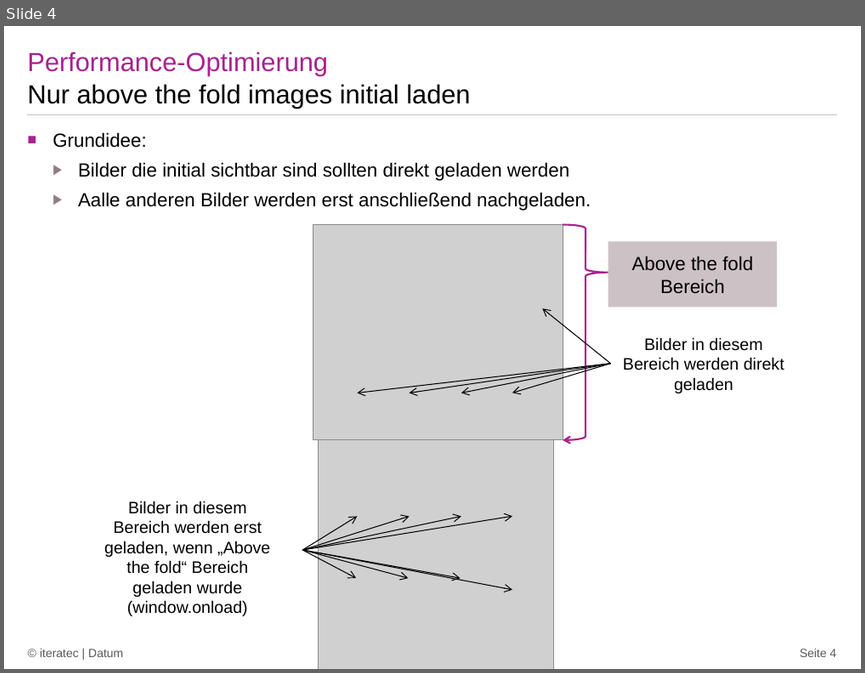
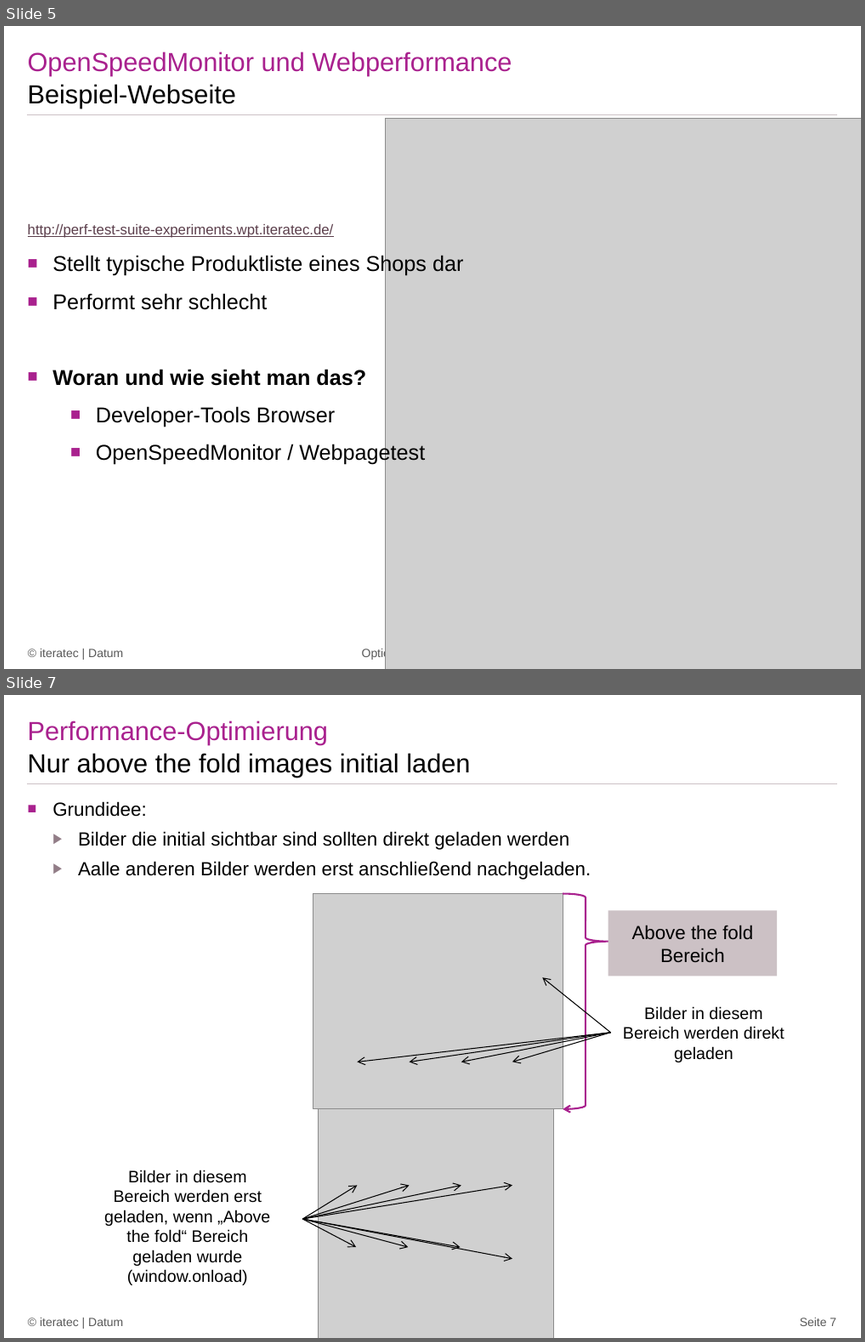
Before and after one commit to iteratec/perf-test-suite, a slide deck: doc/Workshop2015_Webperformance.pptx. Shown one above the other, each under a label of ours: slide 4 before the commit, slides 5 and 7 after it; the slides between them are not shown. The pictures are 865x673 and 865x1342 pixels, drawn with LibreOffice and Linux fonts; fonts in the diff are those of the drawing; grey boxes stand for pictures; background and template pictures are left out. Boxes give left, top, right and bottom in pixels: in the first picture for what was removed or moved away, otherwise in the second. Text is boxed around its words. In the diff, an @@ line names an element or a change of style, - is before the commit and + after.

```diff
--- a/doc/Workshop2015_Webperformance.pptx
+++ b/doc/Workshop2015_Webperformance.pptx
@@ slide 5 added at (4, 26, 861, 669), background #FFFFFF; not listed: 1 template element that a slide beside it also shows @@
@@ title added at (28, 52, 511, 75), 22 pt, text #A9218E @@
+OpenSpeedMonitor und Webperformance
@@ text added at (28, 84, 236, 108), 22 pt, text #000000 @@
+Beispiel-Webseite
@@ picture added at (386, 118, 861, 669) @@
@@ text added at (28, 224, 463, 465), 18 pt, text #000000 @@
+http://perf-test-suite-experiments.wpt.iteratec.de/
+■ Stellt typische Produktliste eines Shops dar
+■ Performt sehr schlecht
+■ Woran und wie sieht man das?
+  ■ Developer-Tools Browser
+  ■ OpenSpeedMonitor / Webpagetest
@@ text added at (40, 648, 123, 657), 10 pt, text #595959 @@
+© iteratec | Datum
@@ text added at (362, 647, 409, 660), 10 pt, text #595959 @@
+Optional: Präsentationstitel
@@ what was slide 4 is now slide 7 @@
@@ page number at (800, 1317, 836, 1326): text changed @@
-Seite 4
+Seite 7
```
Also in this commit, not shown: 2 slides changed, 2 other slides added, 2 other files.
